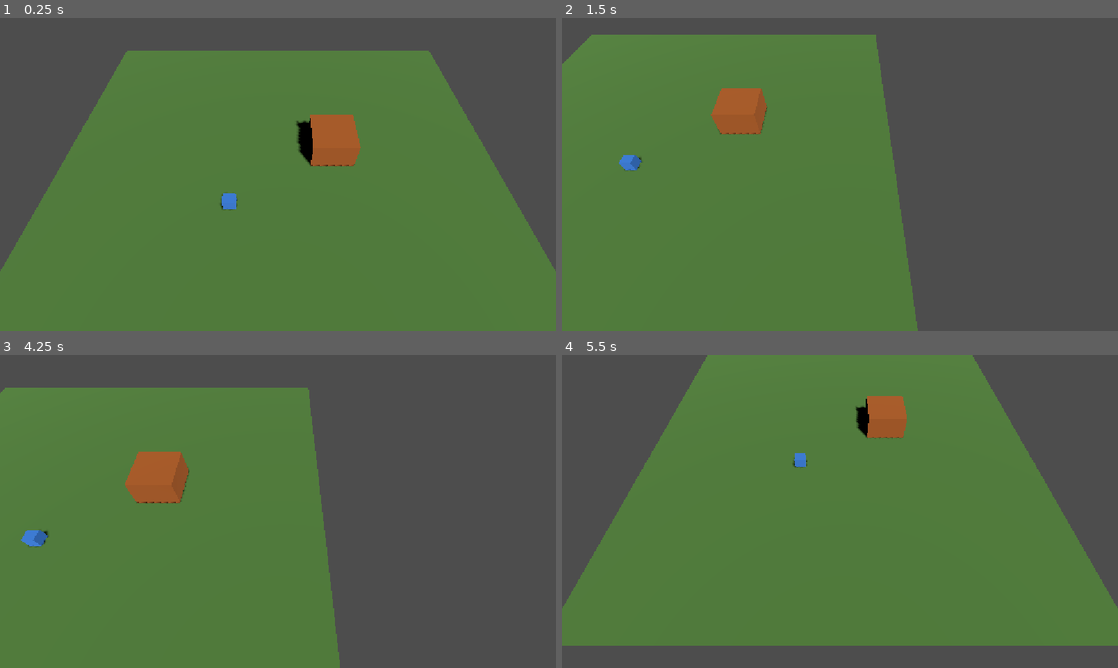
Above: before the commit, frames 1-4 (two rows, left to right).
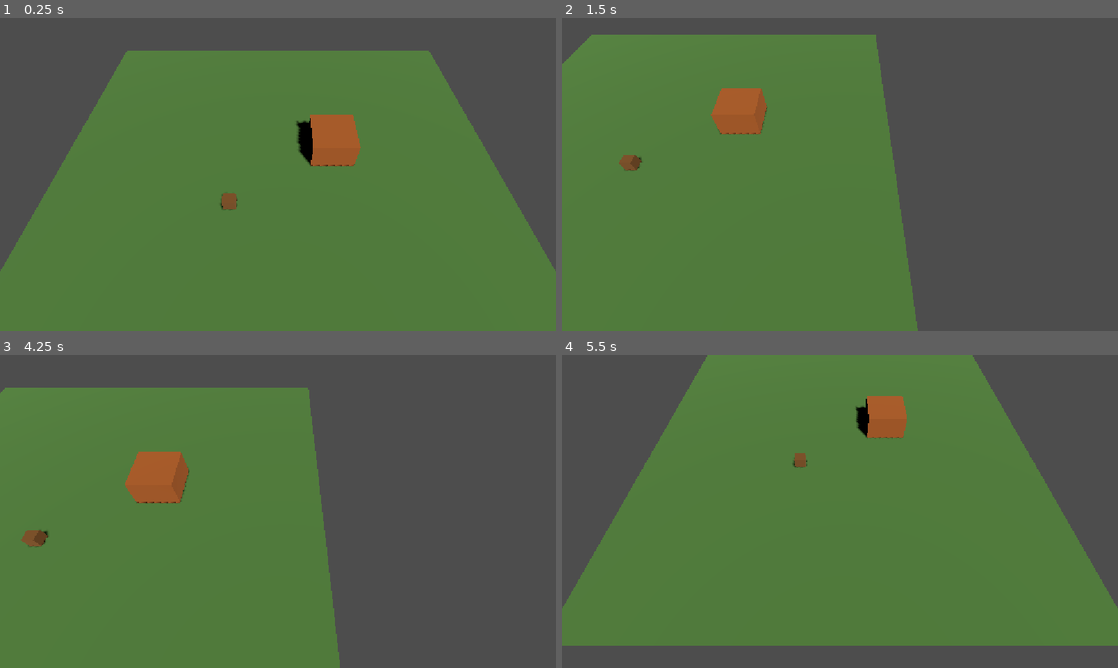
Above: after the commit, the same moments.

Repository: nplvkntx/endless-battle
Game: Godot game, scene res://scenes/main.tscn
Same seed, same stepped clock (60 frames per second), same inputs: the game is played once before the commit and once after it.
Inputs (mouse positions are in pixels of both pictures, inside the frame that each line leads up to):
- Up to frame 1 (0.25 s): no input
- Up to frame 2 (1.5 s): tap Enter at 0.5 s; move the mouse to (962, 158) at 0.52 s; hold Right (ui_right) 0.53-1.28 s; click (962, 158) at 0.67 s; move the mouse to (728, 190) at 1.27 s; hold Down (ui_down) from 1.28 s (still down)
- Up to frame 3 (4.25 s): move the mouse to (333, 442) at 2.02 s; release Down (ui_down) at 2.03 s; hold Right (ui_right) 2.03-2.78 s; move the mouse to (250, 574) at 2.77 s; hold Up (ui_up) 2.78-3.53 s; click (250, 574) at 2.92 s; move the mouse to (444, 558) at 3.52 s; hold Left (ui_left) from 3.53 s (still down)
- Up to frame 4 (5.5 s): move the mouse to (673, 464) at 4.27 s; move the mouse to (867, 511) at 5.02 s; release Left (ui_left) at 5.03 s; hold Down (ui_down) from 5.03 s (still down); click (867, 511) at 5.17 s

The runs differ from the first frame. In frame 1, 0.1% of the frame differs, in the area x 39-43%, y 56-62%; in frame 2, 0.2%; in frame 3, 0.2%, in the area x 3-9%, y 56-62%; in frame 4, less than 0.1%.

Commit message:
TASK-005 Create worker scene

Diff:
--- a/scenes/main.tscn
+++ b/scenes/main.tscn
@@ -1,23 +1,14 @@
 [gd_scene format=3 uid="uid://cpee3usuf6htk"]
 
-[ext_resource type="Script" path="res://scripts/units/worker.gd" id="1_worker"]
 [ext_resource type="Script" path="res://scripts/buildings/command_center.gd" id="2_command_center"]
 [ext_resource type="Script" path="res://scripts/systems/camera_controller.gd" id="3_camera_controller"]
+[ext_resource type="PackedScene" path="res://scenes/units/worker.tscn" id="4_worker"]
 
 [sub_resource type="StandardMaterial3D" id="StandardMaterial3D_ground"]
 albedo_color = Color(0.35, 0.55, 0.25, 1)
 
 [sub_resource type="PlaneMesh" id="PlaneMesh_ground"]
 size = Vector2(40, 40)
-
-[sub_resource type="StandardMaterial3D" id="StandardMaterial3D_worker"]
-albedo_color = Color(0.25, 0.55, 0.95, 1)
-
-[sub_resource type="BoxMesh" id="BoxMesh_worker"]
-size = Vector3(1, 1, 1)
-
-[sub_resource type="BoxShape3D" id="BoxShape3D_worker"]
-size = Vector3(1, 1, 1)
 
 [sub_resource type="StandardMaterial3D" id="StandardMaterial3D_command_center"]
 albedo_color = Color(0.75, 0.4, 0.15, 1)
@@ -44,16 +35,8 @@
 transform = Transform3D(0.866025, -0.353553, 0.353553, 0, 0.707107, 0.707107, -0.5, -0.612372, 0.612372, 0, 10, 0)
 shadow_enabled = true
 
-[node name="Worker" type="CharacterBody3D" parent="."]
+[node name="Worker" parent="." instance=ExtResource("4_worker")]
 transform = Transform3D(1, 0, 0, 0, 1, 0, 0, 0, 1, -4, 0.5, 3)
-script = ExtResource("1_worker")
-
-[node name="MeshInstance3D" type="MeshInstance3D" parent="Worker"]
-mesh = SubResource("BoxMesh_worker")
-surface_material_override/0 = SubResource("StandardMaterial3D_worker")
-
-[node name="CollisionShape3D" type="CollisionShape3D" parent="Worker"]
-shape = SubResource("BoxShape3D_worker")
 
 [node name="CommandCenter" type="StaticBody3D" parent="."]
 transform = Transform3D(1, 0, 0, 0, 1, 0, 0, 0, 1, 5, 1.25, -3)
--- /dev/null
+++ b/scenes/units/worker.tscn
@@ -0,0 +1,22 @@
+[gd_scene format=3 uid="uid://c34sseipvxy7a"]
+
+[ext_resource type="Script" path="res://scripts/units/worker.gd" id="1_worker"]
+
+[sub_resource type="StandardMaterial3D" id="StandardMaterial3D_brown"]
+albedo_color = Color(0.55, 0.35, 0.15, 1)
+
+[sub_resource type="BoxMesh" id="BoxMesh_visual"]
+size = Vector3(1, 1, 1)
+
+[sub_resource type="BoxShape3D" id="BoxShape3D_body"]
+size = Vector3(1, 1, 1)
+
+[node name="Worker" type="CharacterBody3D" groups=["workers", "units"]]
+script = ExtResource("1_worker")
+
+[node name="MeshInstance3D" type="MeshInstance3D" parent="."]
+mesh = SubResource("BoxMesh_visual")
+surface_material_override/0 = SubResource("StandardMaterial3D_brown")
+
+[node name="CollisionShape3D" type="CollisionShape3D" parent="."]
+shape = SubResource("BoxShape3D_body")
